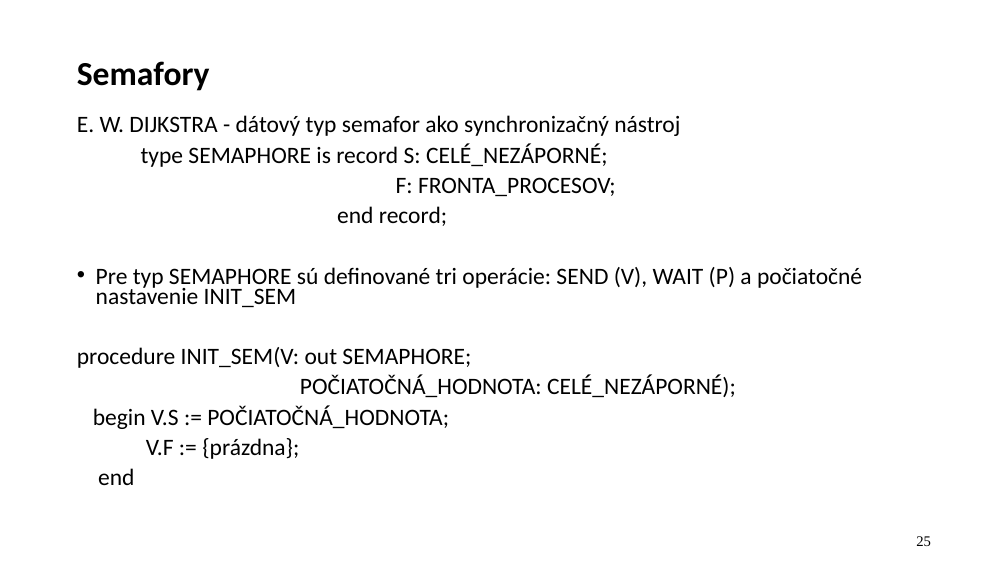
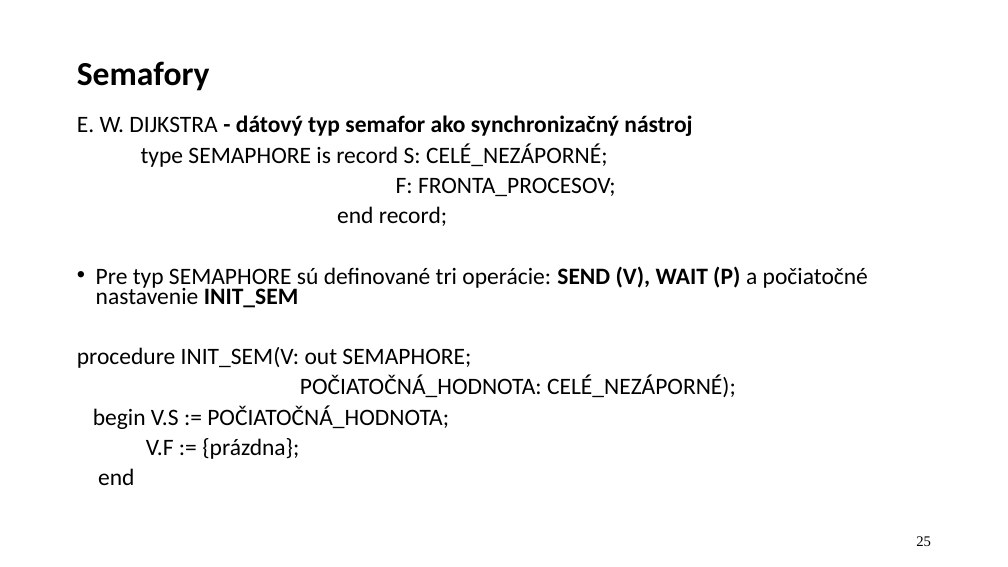
Before and after one commit to jb23lm87/OS-prednasky, a slide deck: slide 25 of OS 2 Úvod do paralélnych procesov a synchronizácie.pptx. Drawn at 1008x567 pixels with LibreOffice and Linux fonts; fonts in the diff are those of the drawing. Boxes give left, top, right and bottom in pixels: in the first picture for what was removed or moved away, otherwise in the second. Text is boxed around its words. In the diff, an @@ line names an element or a change of style, - is before the commit and + after.

Commit message:
obsah Lc unix a drobné úpravy - semafory činnosť

```diff
--- a/OS 2 Úvod do paralélnych procesov a synchronizácie.pptx
+++ b/OS 2 Úvod do paralélnych procesov a synchronizácie.pptx
@@ text at [77,115,868,308]: bold on in "- dátový typ semafor ako synchronizačný nástroj", "SEND (V), WAIT (P) INIT_SEM" @@
```
Also in this commit, not shown: 1 other slide changed, 1 slide added, 1 other file.
